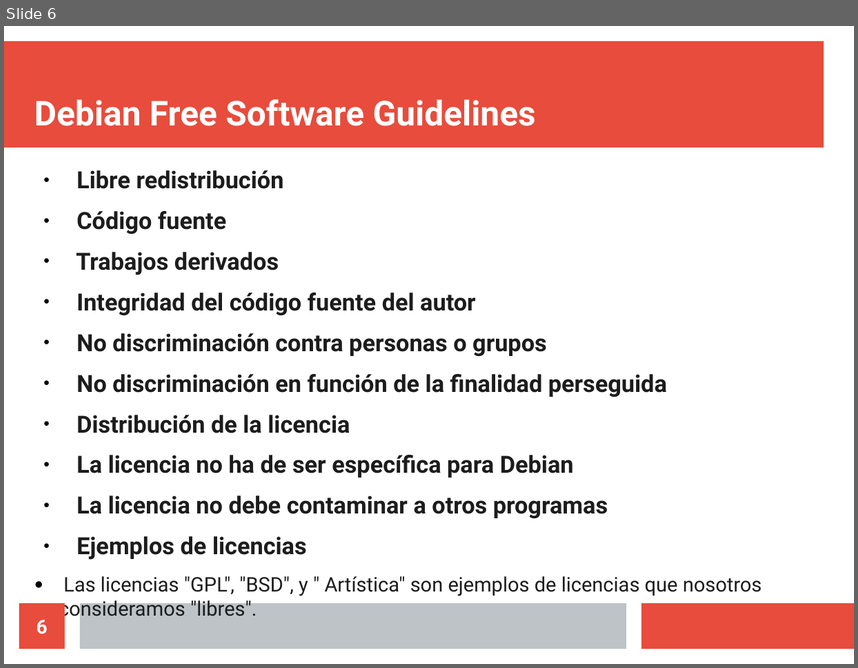
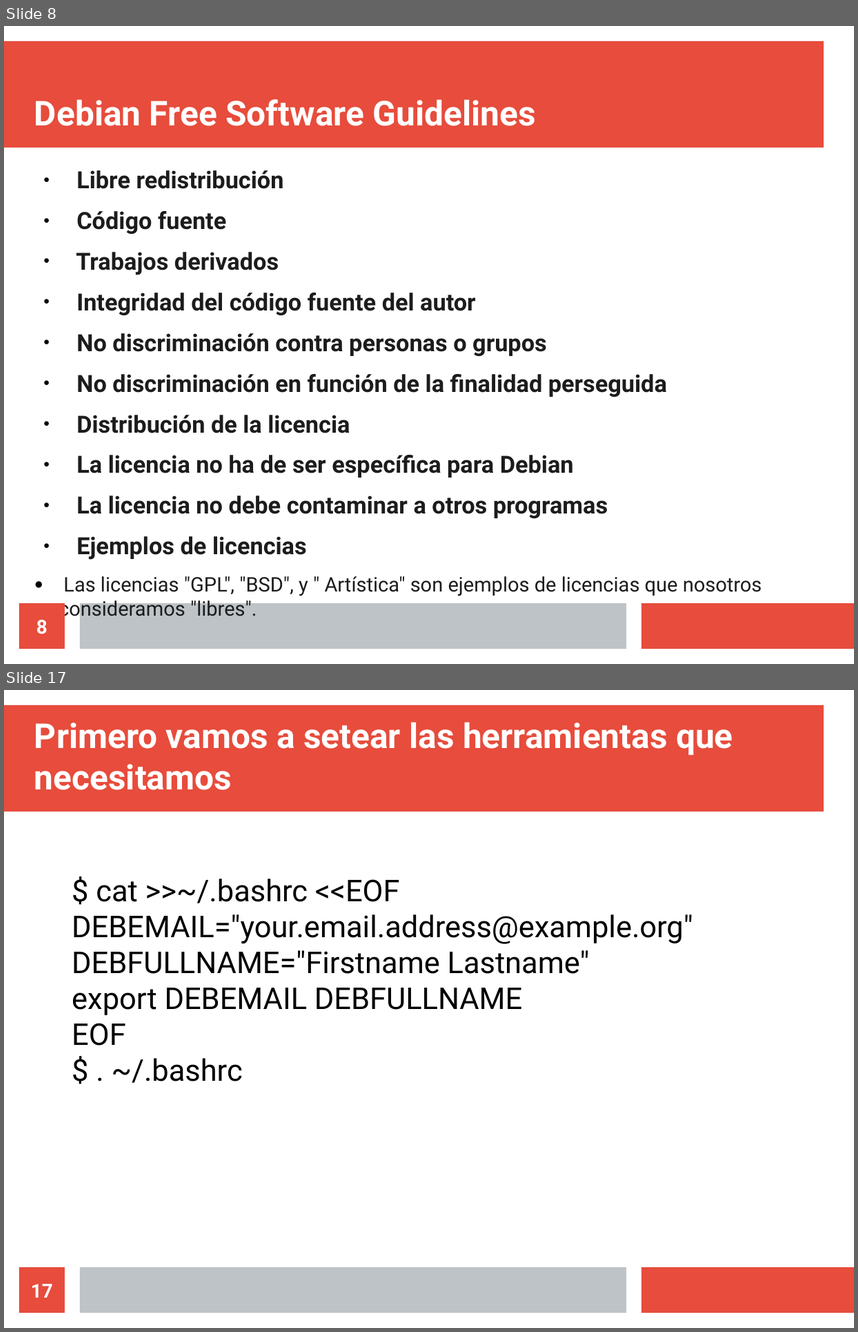
Before and after one commit to eamanu/Talks, a slide deck: 2019/EILAR/talleres/Debian/DebianPackagingIntro.odp. Shown one above the other, each under a label of ours: slide 6 before the commit, slides 8 and 17 after it; the slides between them are not shown. The pictures are 858x668 and 858x1332 pixels, drawn with LibreOffice and Linux fonts; fonts in the diff are those of the drawing. Boxes give left, top, right and bottom in pixels: in the first picture for what was removed or moved away, otherwise in the second. Text is boxed around its words. In the diff, an @@ line names an element or a change of style, - is before the commit and + after.

```diff
--- a/2019/EILAR/talleres/Debian/DebianPackagingIntro.odp
+++ b/2019/EILAR/talleres/Debian/DebianPackagingIntro.odp
@@ slide 17 added at (x1=4, y1=690, x2=854, y2=1328), background #FFFFFF; not listed: 3 template elements that a slide beside it also shows @@
@@ title added at (x1=34, y1=722, x2=733, y2=790), 32 pt, text #FFFFFF, bold @@
+Primero vamos a setear las herramientas que necesitamos
@@ text added at (x1=72, y1=878, x2=693, y2=1083), 28 pt, text #000000 @@
+$ cat >>~/.bashrc <<EOF
+DEBEMAIL="your.email.address@example.org"
+DEBFULLNAME="Firstname Lastname"
+export DEBEMAIL DEBFULLNAME
+EOF
+$ . ~/.bashrc
@@ page number added at (x1=19, y1=1267, x2=65, y2=1312), fill #E74C3C, 18 pt, text #FFFFFF, bold @@
+17
@@ what was slide 6 is now slide 8 @@
@@ page number at (x1=36, y1=619, x2=47, y2=634): text changed @@
-6
+8
```
Also in this commit, not shown: 1 slide changed, 17 other slides added.
